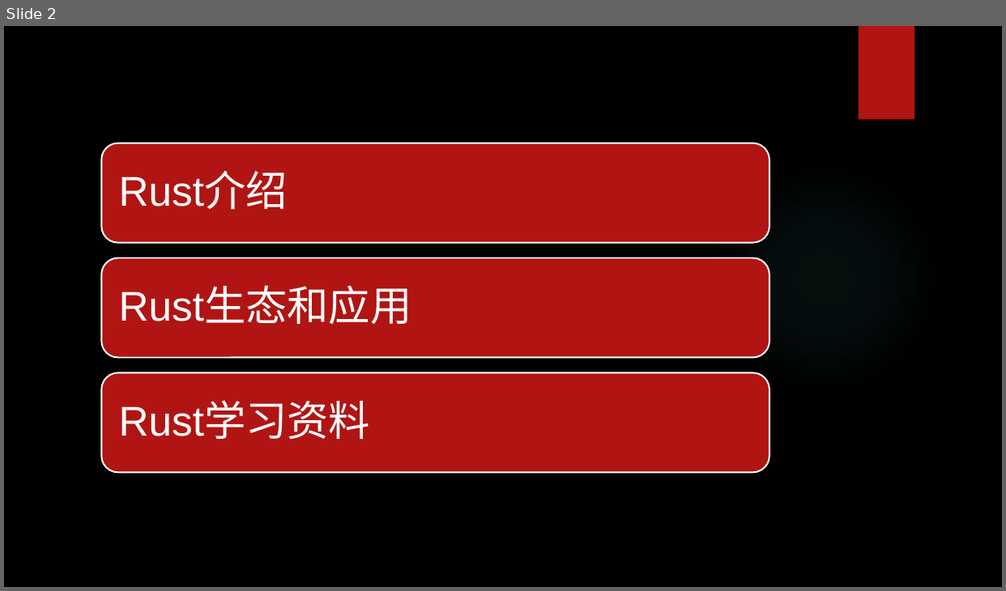
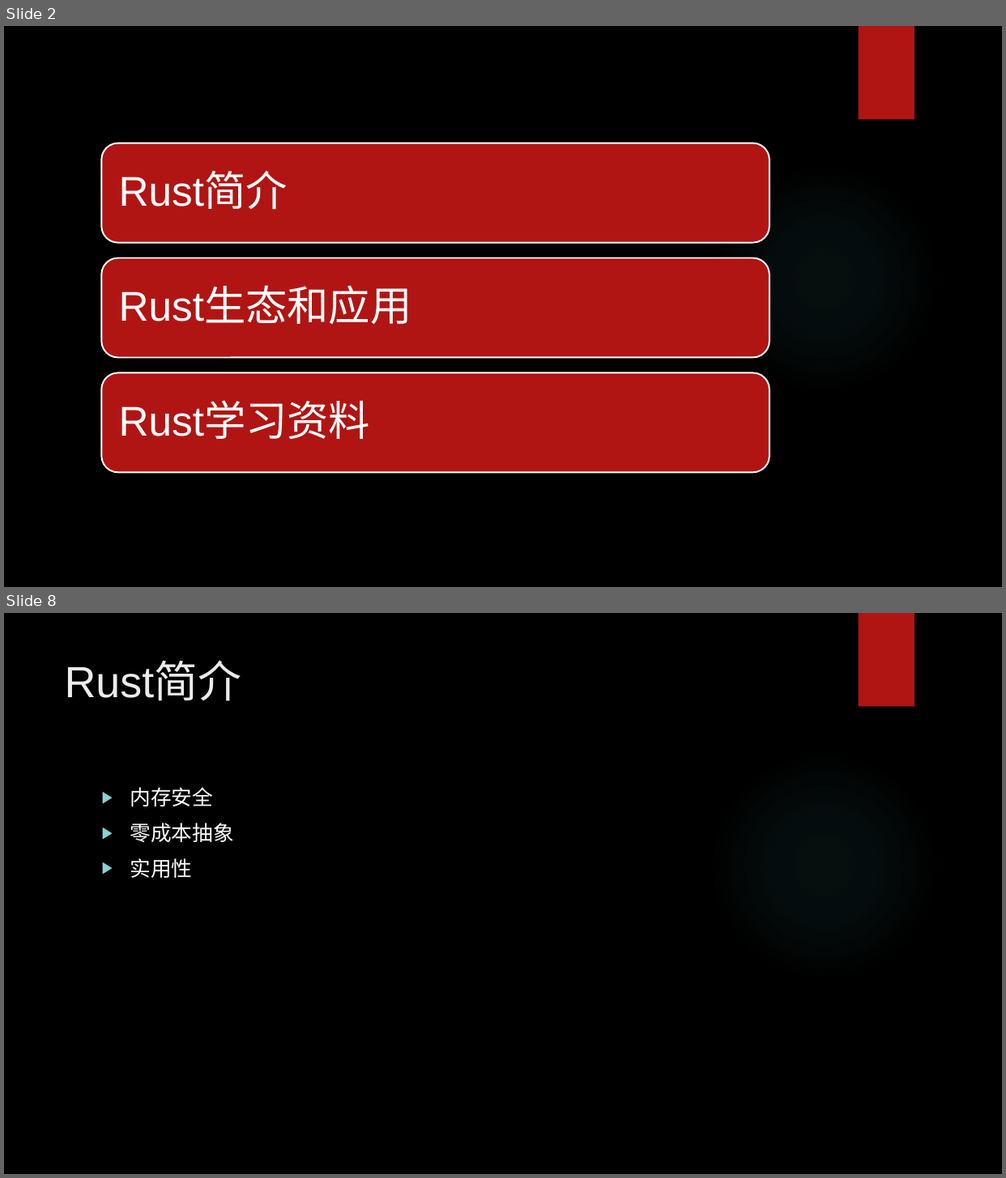
Before and after one commit to hengli-coder/rust_learning, a slide deck: Rust调研.pptx. Shown one above the other, each under a label of ours: slide 2 before the commit, slides 2 and 8 after it; the slides between them are not shown. The pictures are 1006x591 and 1006x1178 pixels, drawn with LibreOffice and Linux fonts; fonts in the diff are those of the drawing; background and template pictures are left out. Boxes give left, top, right and bottom in pixels: in the first picture for what was removed or moved away, otherwise in the second. Text is boxed around its words. In the diff, an @@ line names an element or a change of style, - is before the commit and + after.

```diff
--- a/Rust调研.pptx
+++ b/Rust调研.pptx
@@ slide 8 added at [4, 613, 1002, 1174], background picture (left out); not listed: 2 template elements that a slide beside it also shows @@
@@ title added at [65, 663, 242, 701], 42 pt, text #EBEBEB @@
+Rust简介
@@ text added at [130, 787, 233, 878], 20 pt, text #FFFFFF @@
+▶ 内存安全
+▶ 零成本抽象
+▶ 实用性
@@ slide 2 changed as well @@
@@ text at [119, 173, 288, 210]: text changed @@
-Rust介绍
+Rust简介
```
Also in this commit, not shown: 1 other slide changed, 11 other slides added, 1 slide removed.
